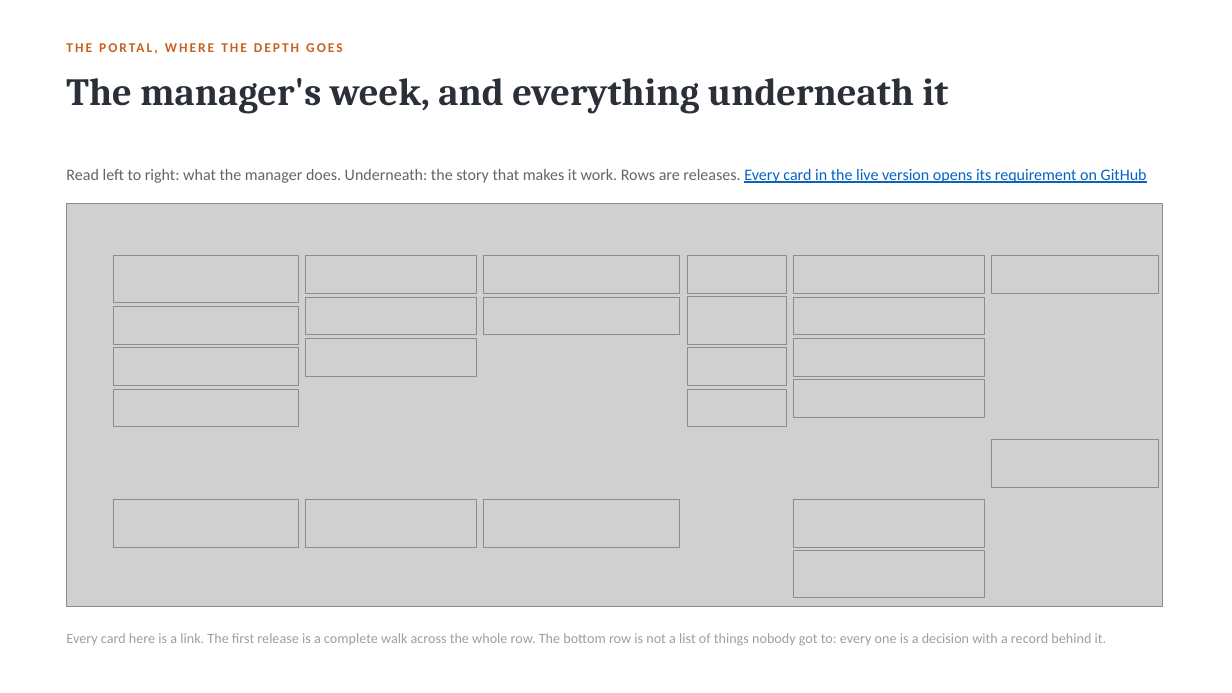
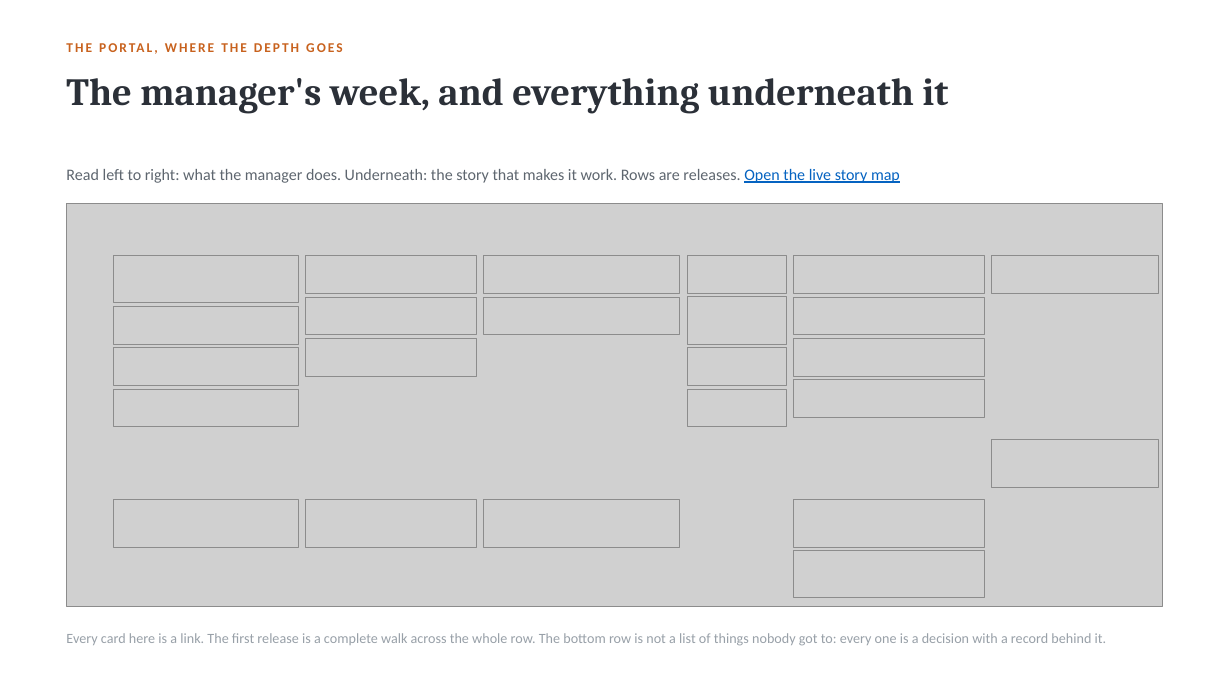
Before and after one commit to dannydaley76/cameramatics-product-brain, a slide deck: slide 7 of Claude outputs/cameramatics-danny-daley.pptx. Drawn at 1232x693 pixels with LibreOffice and Linux fonts; fonts in the diff are those of the drawing; grey boxes stand for pictures. Boxes give left, top, right and bottom in pixels: in the first picture for what was removed or moved away, otherwise in the second. Text is boxed around its words. In the diff, an @@ line names an element or a change of style, - is before the commit and + after.

```diff
--- a/Claude outputs/cameramatics-danny-daley.pptx
+++ b/Claude outputs/cameramatics-danny-daley.pptx
@@ text at bbox=[66, 169, 900, 183]: text changed @@
-Read left to right: what the manager does. Underneath: the story that makes it work. Rows are releases. Every card in the live version opens its requirement on GitHub
+Read left to right: what the manager does. Underneath: the story that makes it work. Rows are releases. Open the live story map
```
Also in this commit, not shown: 6 other slides changed, 5 other files.
